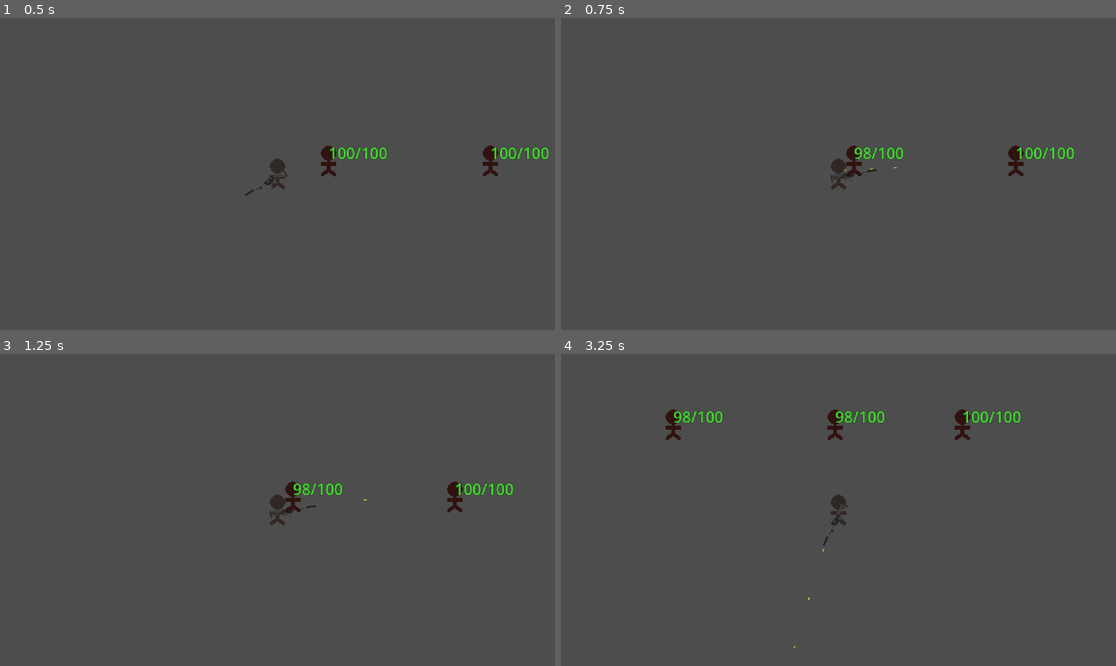
Above: before the commit, frames 1-4 (two rows, left to right).
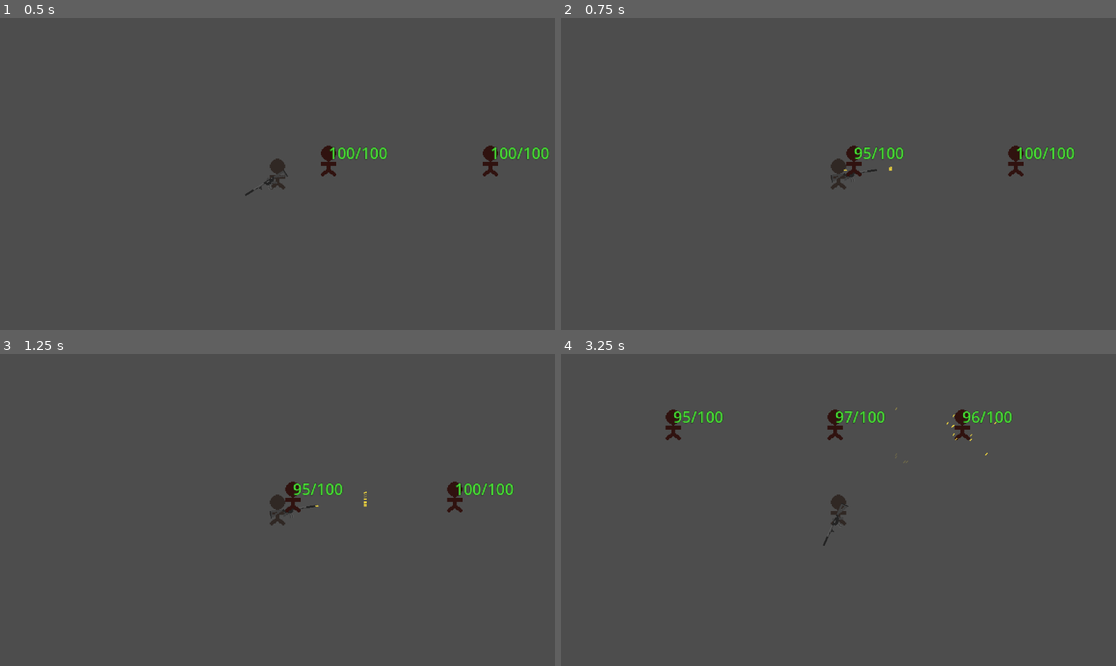
Above: after the commit, the same moments.

Repository: ExHilEr8/Personal-Game-Jam
Game: Godot game, scene res://scenes/main.tscn
Two runs of this game, one before a commit and one after it. Both use one fixed random seed, a clock stepped at 60 frames per second and the inputs below. Sound files missing from this copy of the repository are replaced by a short silence.
Inputs (mouse positions are in pixels of both pictures, inside the frame that each line leads up to):
- Up to frame 1 (0.5 s): no input
- Up to frame 2 (0.75 s): tap Enter at 0.5 s; move the mouse to (960, 158) at 0.52 s; press the mouse at (960, 158) at 0.53 s; hold D (move_right) from 0.53 s (still down)
- Up to frame 3 (1.25 s): keep holding D (move_right)
- Up to frame 4 (3.25 s): tap Space at 1.25 s; move the mouse to (727, 525) at 1.27 s; release D (move_right) at 1.28 s; release the mouse at (727, 525) at 1.28 s; hold S (move_down) 1.28-2.03 s; click (727, 525) at 1.35 s; move the mouse to (894, 441) at 2.02 s; press the mouse at (894, 441) at 2.03 s; hold D (move_right) 2.03-2.78 s; tap Enter at 2.75 s; move the mouse to (810, 572) at 2.77 s; release the mouse at (810, 572) at 2.78 s; hold W (move_up) from 2.78 s (still down); click (810, 572) at 2.85 s

Frame 1 is identical in both runs. In frame 2, less than 0.1% of the frame differs, in the area x 50-61%, y 41-49%; in frame 3, less than 0.1%; in frame 4, 0.3%, in the area x 21-83%, y 17-95%.

Commit message:
Fixed ammo being deducted improperly

Diff:
--- a/scenes/Weapon.gd
+++ b/scenes/Weapon.gd
@@ -7,17 +7,20 @@
 @export_group("Weapon Stats")
 @export var fire_rate: float = float(0.3)
 @export var reload_time: float = float(1)
+@export_subgroup("Reload Misc")
+@export var reload_single_bullets: bool = false
+@export var bullets_to_reload: int = int(1)
+@export_subgroup("")
 @export var initial_accuracy: float = float(1) :
 	get:
 		return initial_accuracy
 	set(value):
 		initial_accuracy = clamp(value, 0, 1)
-
 @export var magazine_size: int = int(30)
 @export var reserve_ammo: int = int(90)
+@export_group("Projectile Options")
 @export var projectile_count: int = int(1)
-
-@export_subgroup("Projectile Options")
+@export var projectile_cost_override: int = int(0)
 @export var projectile_even_spread: bool = false
 @export var is_hitscan: bool = false
 @export_subgroup("Hitscan Misc Options")
@@ -49,6 +52,7 @@
 	set(value):
 		time_left_to_queue = clamp(float(value), float(0), float(fire_rate))
 
+
 @export_category("Resources")
 @export var physics_projectile: PackedScene
 @export var hitscan_projectile: PackedScene
@@ -233,7 +237,6 @@
 				rotation_param += spread_increment
 			else:
 				fire_hitscan(hitscan_raycasts[n], hitscan_projectile_instances[n], apply_accuracy(hitscan_raycasts[n].rotation, initial_accuracy), projectile_charge)
-
 	else:
 		for n in projectile_count:
 			if projectile_even_spread == true:
@@ -241,6 +244,10 @@
 				rotation_param += spread_increment
 			else:
 				fire_projectile(physics_projectile, $BulletInstancePoint.get_global_position(), apply_accuracy(get_global_rotation(), initial_accuracy), projectile_charge)
+
+	if projectile_cost_override >= 0:
+		deduct_ammo(projectile_cost_override)
+
 
 	print("fire", magazine_count, "/", magazine_size)
 
@@ -260,7 +267,12 @@
 	projectile_instance.wall_hit.connect(_on_wall_hit)
 	projectile_instance.wall_exit.connect(_on_wall_exit)
 
-	magazine_count -= projectile_instance.ammo_per_shot
+	if projectile_cost_override <= 0:
+		deduct_ammo(projectile_instance.ammo_per_shot)
+
+	return projectile_instance
+
+
 
 # fire_hitscan() uses the hitscan_projectile: PackedScene which is generally provided
 #	in the editor per gun. See HitscanProjectilePrefab.tscn for more info
@@ -291,7 +303,10 @@
 			check_next = false
 
 	ray.clear_exceptions()
-	magazine_count -= projectile.ammo_per_shot
+
+	if projectile_cost_override <= 0:
+		deduct_ammo(projectile.ammo_per_shot)
+
 
 func determine_can_fire():
 	can_fire = true
@@ -318,6 +333,9 @@
 func apply_accuracy(initial_rotation, accuracy: float) -> float:
 	var rad_offset = PI * (1 - accuracy)
 	return randf_range(initial_rotation - rad_offset, initial_rotation + rad_offset)
+
+func deduct_ammo(projectile_cost, projectiles_fired: int = int(1)):
+	magazine_count -= projectile_cost * projectiles_fired
 
 func start_reload():
 	reload_timer.start(reload_time)
--- a/scenes/physics_projectiles/m4bullet.tscn
+++ b/scenes/physics_projectiles/m4bullet.tscn
@@ -17,6 +17,7 @@
 contact_monitor = true
 script = ExtResource("1_mvj12")
 collider = NodePath(".")
+projectile_speed = 400.0
 play_effect_on_enemy = true
 play_effect_on_wall = true
 impact_animator = ExtResource("2_juq4l")
--- a/scenes/testing_scenes/weapon_testing.tscn
+++ b/scenes/testing_scenes/weapon_testing.tscn
@@ -26,12 +26,13 @@
 
 [node name="Weapon" parent="Player/WeaponContainer" instance=ExtResource("3_5a638")]
 position = Vector2(16, 4)
-fire_rate = 1.2
-magazine_size = 99999
-reserve_ammo = 99999
-is_burst_fire = true
-burst_amount = 9
-burst_fire_rate = 0.05
+fire_rate = 0.1
+reload_single_bullets = true
+initial_accuracy = 0.95
+magazine_size = 999999
+reserve_ammo = 999999
+projectile_count = 5
+allow_queued_firing = false
 time_left_to_queue = 3.0
 physics_projectile = ExtResource("4_cxa28")
 hitscan_projectile = ExtResource("5_txgtt")
